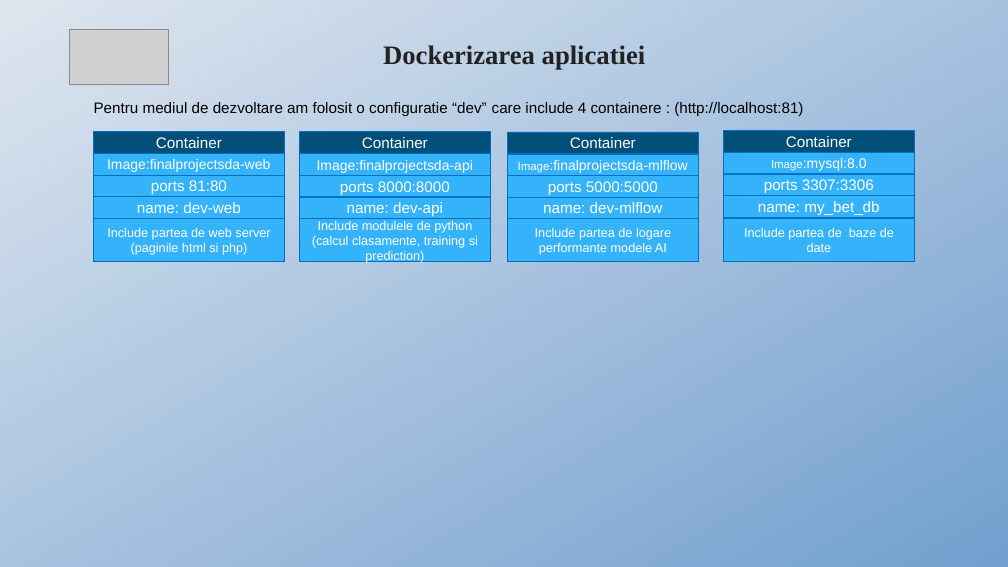
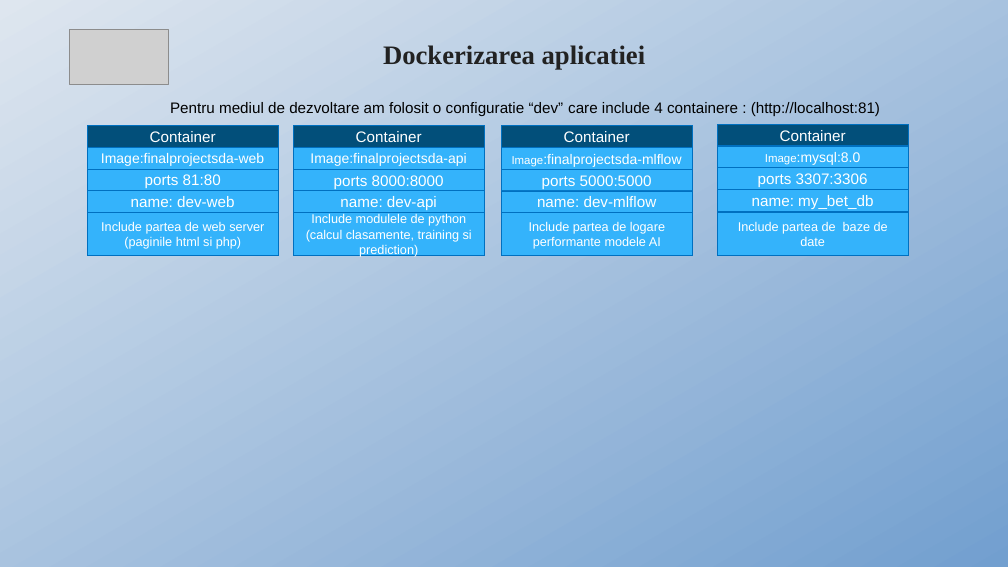
Before and after one commit to hohagigi/FinalProjectSDA_HOHA, a slide deck: slide 18 of prezentare proiect SDA HOHA.pptx. Drawn at 1008x567 pixels with LibreOffice and Linux fonts; fonts in the diff are those of the drawing; grey boxes stand for pictures. Boxes give left, top, right and bottom in pixels: in the first picture for what was removed or moved away, otherwise in the second. Text is boxed around its words. In the diff, an @@ line names an element or a change of style, - is before the commit and + after.

Commit message:
update docker slide

```diff
--- a/prezentare proiect SDA HOHA.pptx
+++ b/prezentare proiect SDA HOHA.pptx
@@ text "Pentru mediul de dezvoltare am ..." at <box>170,102,880,116</box>: alignment left to centre @@
@@ 20 rectangles: place and size @@
-20 rectangles at <box>93,131,915,262</box>
+20 rectangles at <box>88,124,909,256</box>
```
Also in this commit, not shown: 1 slide added, 3 other files.
